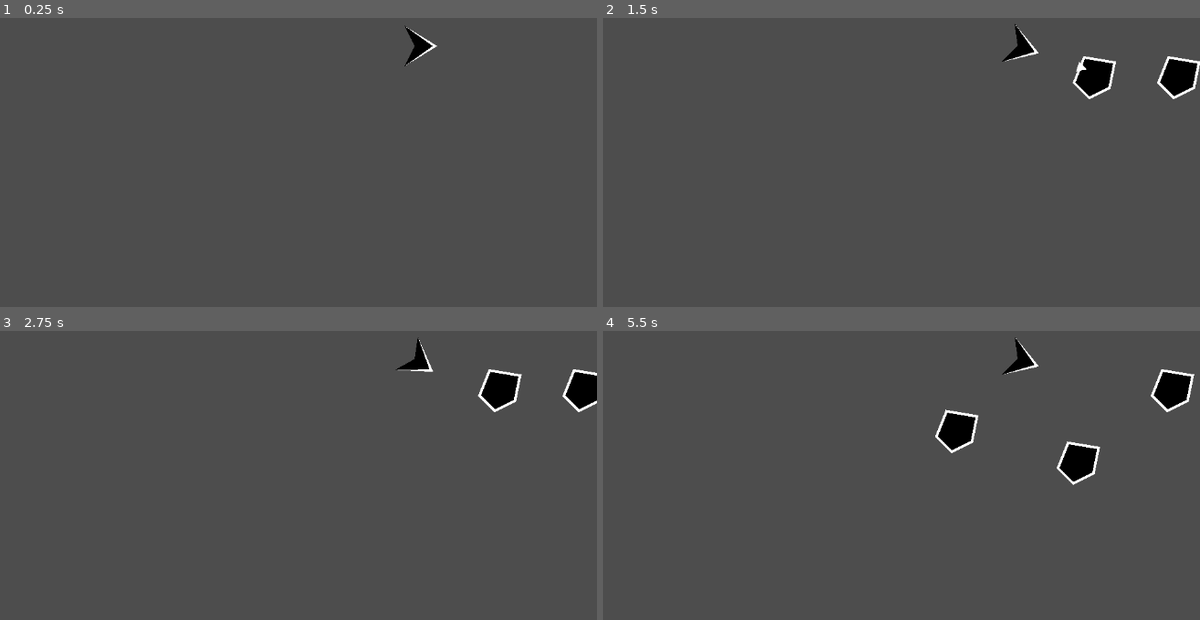
Above: before the commit, frames 1-4 (two rows, left to right).
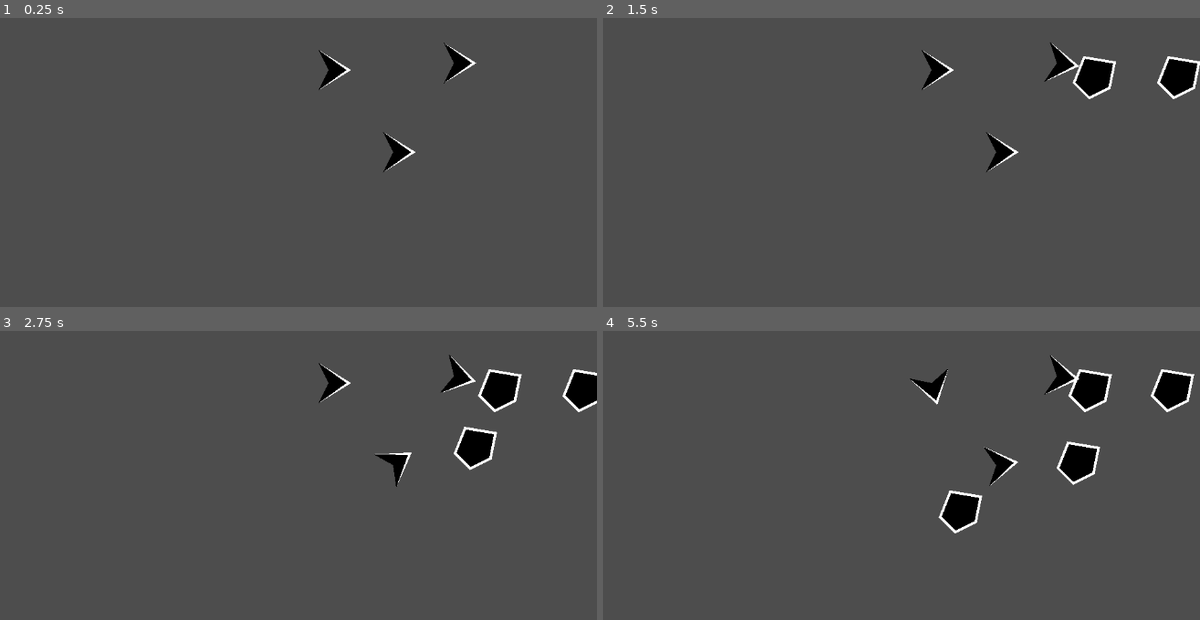
Above: after the commit, the same moments.

Repository: Cuckhands/monkey
Game: Godot game, scene res://scenes/test.tscn
Same seed, same stepped clock (60 frames per second), same inputs: the game is played once before the commit and once after it. The project has no main scene, so this scene is started directly.
Inputs:
- Up to frame 1 (0.25 s): no input
- Up to frame 2 (1.5 s): tap Enter at 0.5 s
- Up to frame 3 (2.75 s): no input
- Up to frame 4 (5.5 s): no input

The runs differ from the first frame. In frame 1, 1.1% of the frame differs, in the area x 53-80%, y 2-54%; in frame 2, 1.1%; in frame 3, 1.8%; in frame 4, 3.3%, in the area x 51-86%, y 2-71%.

Commit message:
Added HP and fixed the asteroid bug

Diff:
--- a/scenes/test.tscn
+++ b/scenes/test.tscn
@@ -15,9 +15,6 @@
 [node name="Path2D" type="Path2D" parent="."]
 curve = SubResource("Curve2D_8uh7m")
 
-[node name="Monkey" parent="." instance=ExtResource("2_ppyta")]
-position = Vector2(864, 144)
-
 [node name="SpawnTimer" type="Timer" parent="."]
 wait_time = 0.66
 autostart = true
@@ -25,4 +22,13 @@
 [node name="Marker2D" type="Marker2D" parent="."]
 position = Vector2(1005, 192)
 
+[node name="Monkey" parent="." instance=ExtResource("2_ppyta")]
+position = Vector2(926, 171)
+
+[node name="Monkey2" parent="." instance=ExtResource("2_ppyta")]
+position = Vector2(728, 182)
+
+[node name="Monkey3" parent="." instance=ExtResource("2_ppyta")]
+position = Vector2(830, 312)
+
 [connection signal="timeout" from="SpawnTimer" to="." method="_on_spawn_timer_timeout"]
--- a/scripts/asteroid.gd
+++ b/scripts/asteroid.gd
@@ -1,8 +1,10 @@
 extends Area2D
 class_name Asteroid
 
+signal death
+
 @export var move_speed: float = 0.0
-
+@export var hp: int = 2
 # Called when the node enters the scene tree for the first time.
 func _ready() -> void:
 	pass # Replace with function body.
@@ -12,12 +14,13 @@
 func _physics_process(_delta: float) -> void:
 	pass
 
-# TODO: We need to make it so that the balloon takes damage instead of just
-# getting destroyed immediately from a hit. Alternatively, we literally
-# treat this like bloons and a single hit can pop it, reducing it to a smaller
-# sized asteroid, though maybe doing so would be bad for gameplay.
+
 func hit() -> void:
-	# BUG: This seems to break the game alongside the free from the follower code.
-	# I've temporarily set it to just queue_free its parent (the follower) instead.
-	# Though, this might just be the intended permanent solution.
-	get_parent().queue_free()
+	# HP can be set to whatever tbr fr, kinda works. fixed the BUG where the
+	# thing kills everything cuz that wasnt good lmao
+	hp -= 1
+	if hp < 1:
+		emit_signal("death")
+		if !is_queued_for_deletion():
+			queue_free()
+		#get_parent().queue_free()
--- a/scripts/follower.gd
+++ b/scripts/follower.gd
@@ -4,6 +4,7 @@
 
 # Called when the node enters the scene tree for the first time.
 func _ready() -> void:
+	asteroid.death.connect(_on_death)
 	pass # Replace with function body.
 
 
@@ -16,3 +17,8 @@
 		print("An asteroid reached the end!")
 		asteroid.queue_free()
 		queue_free()
+
+func _on_death() -> void:
+	if !asteroid.is_queued_for_deletion():
+		asteroid.queue_free()
+	queue_free()
